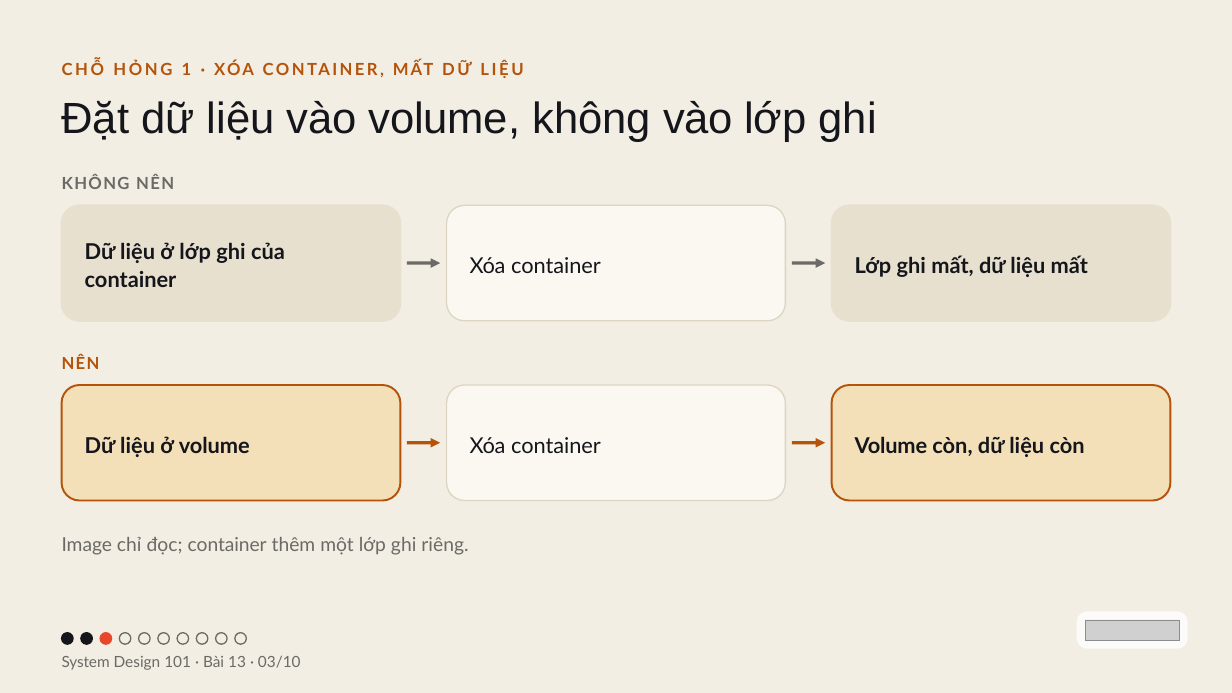
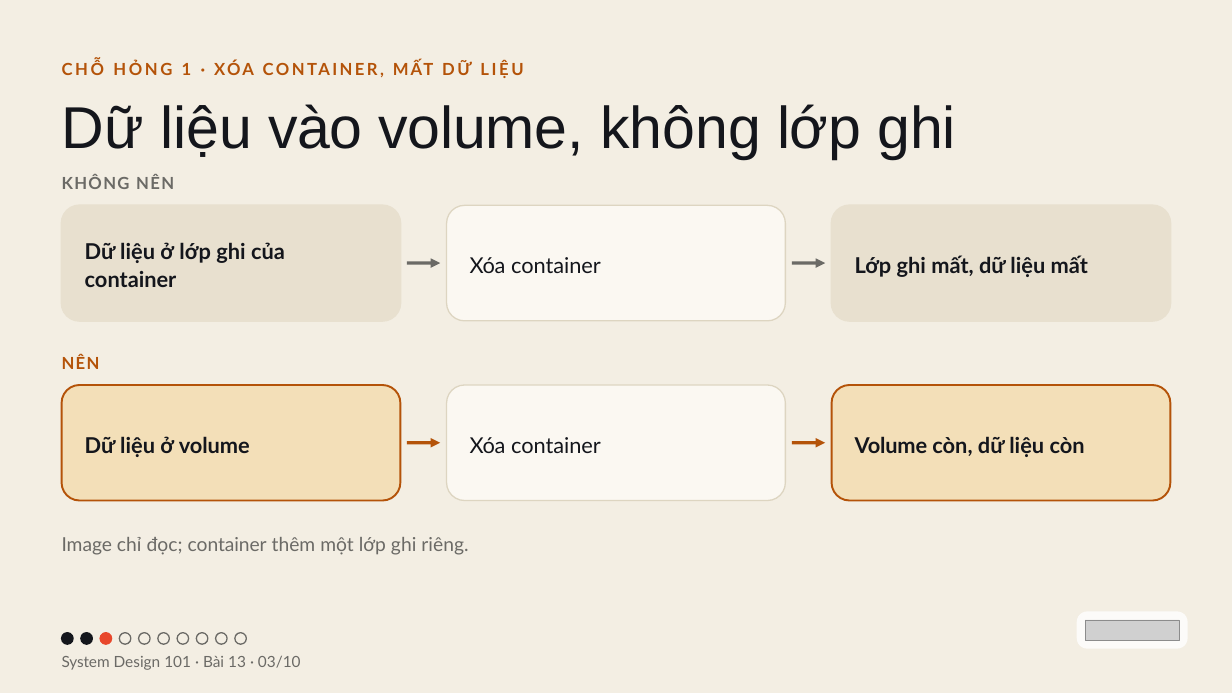
Before and after one commit to vohoailinh90/tool-marketing-studio, a slide deck: slide 3 of system-design-101/vi/lessons/sd-13-013/slides/sd-13-013.pptx. Drawn at 1232x693 pixels with LibreOffice and Linux fonts; fonts in the diff are those of the drawing; grey boxes stand for pictures. Boxes give left, top, right and bottom in pixels: in the first picture for what was removed or moved away, otherwise in the second. Text is boxed around its words. In the diff, an @@ line names an element or a change of style, - is before the commit and + after.

```diff
--- a/system-design-101/vi/lessons/sd-13-013/slides/sd-13-013.pptx
+++ b/system-design-101/vi/lessons/sd-13-013/slides/sd-13-013.pptx
@@ text at <box>62,104,956,159</box>: text changed; size 51 to 69 pt @@
-Đặt dữ liệu vào volume, không vào lớp ghi
+Dữ liệu vào volume, không lớp ghi
```
Also in this commit, not shown: 8 other slides changed, 4 other files.
